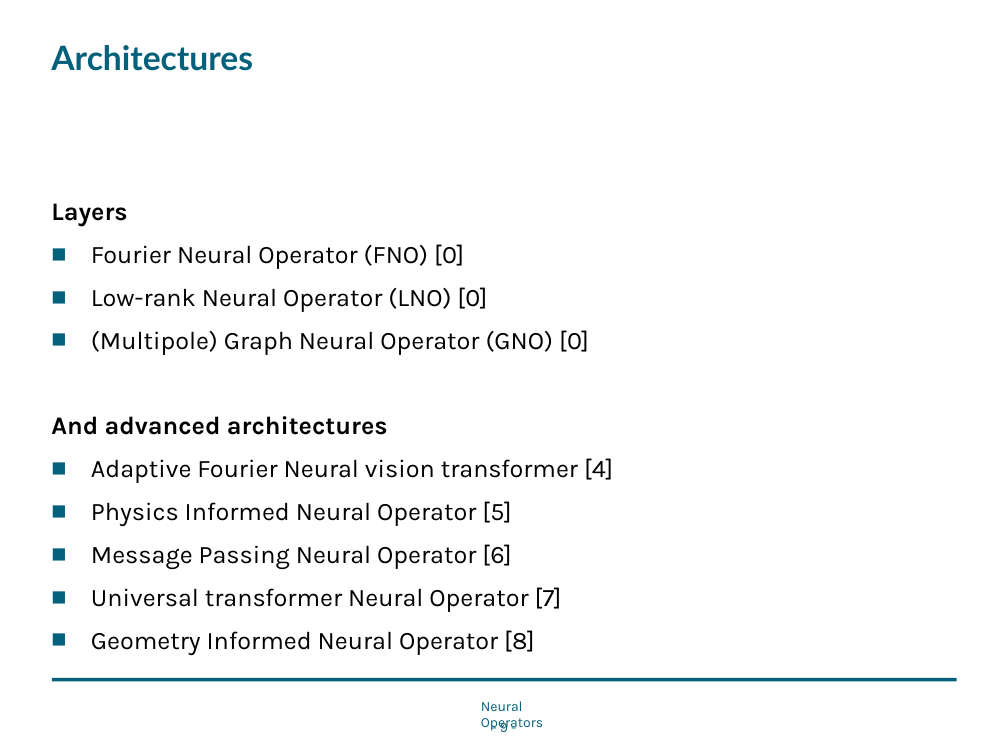
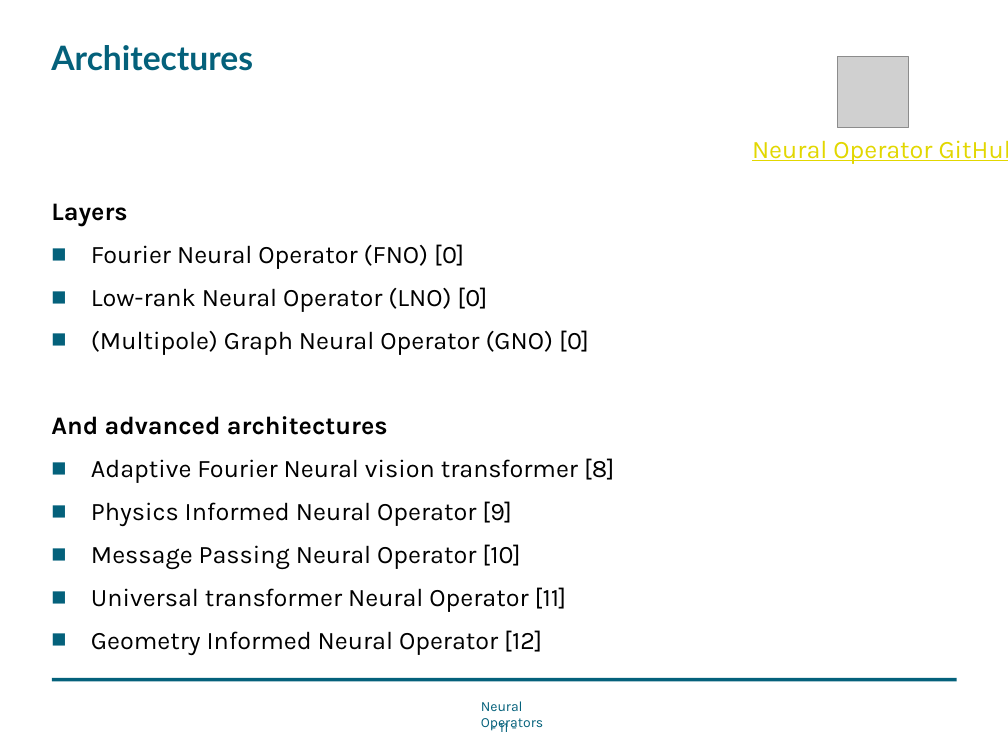
Before and after one commit to Nerrror/NeuralOperator, a slide deck: slide 11 of NeuralOperator.pptx (slide 9 before the commit). Drawn at 1008x756 pixels with LibreOffice and Linux fonts; fonts in the diff are those of the drawing; grey boxes stand for pictures; background and template pictures are left out. Boxes give left, top, right and bottom in pixels: in the first picture for what was removed or moved away, otherwise in the second. Text is boxed around its words. In the diff, an @@ line names an element or a change of style, - is before the commit and + after.

```diff
--- a/NeuralOperator.pptx
+++ b/NeuralOperator.pptx
@@ picture added at bbox=[838, 56, 908, 127] @@
@@ text added at bbox=[752, 140, 1008, 164], 18 pt, text #E2D700, underline @@
+Neural Operator GitHub
@@ text at bbox=[91, 458, 615, 655]: text changed @@
-■ Adaptive Fourier Neural vision transformer [4]
-■ Physics Informed Neural Operator [5]
-■ Message Passing Neural Operator [6]
-■ Universal transformer Neural Operator [7]
-■ Geometry Informed Neural Operator [8]
+■ Adaptive Fourier Neural vision transformer [8]
+■ Physics Informed Neural Operator [9]
+■ Message Passing Neural Operator [10]
+■ Universal transformer Neural Operator [11]
+■ Geometry Informed Neural Operator [12]
@@ page number at bbox=[499, 720, 508, 732]: text changed @@
-- 9 -
+- 11 -
```
Also in this commit, not shown: 8 other slides changed, 7 slides added, 1 slide removed.
